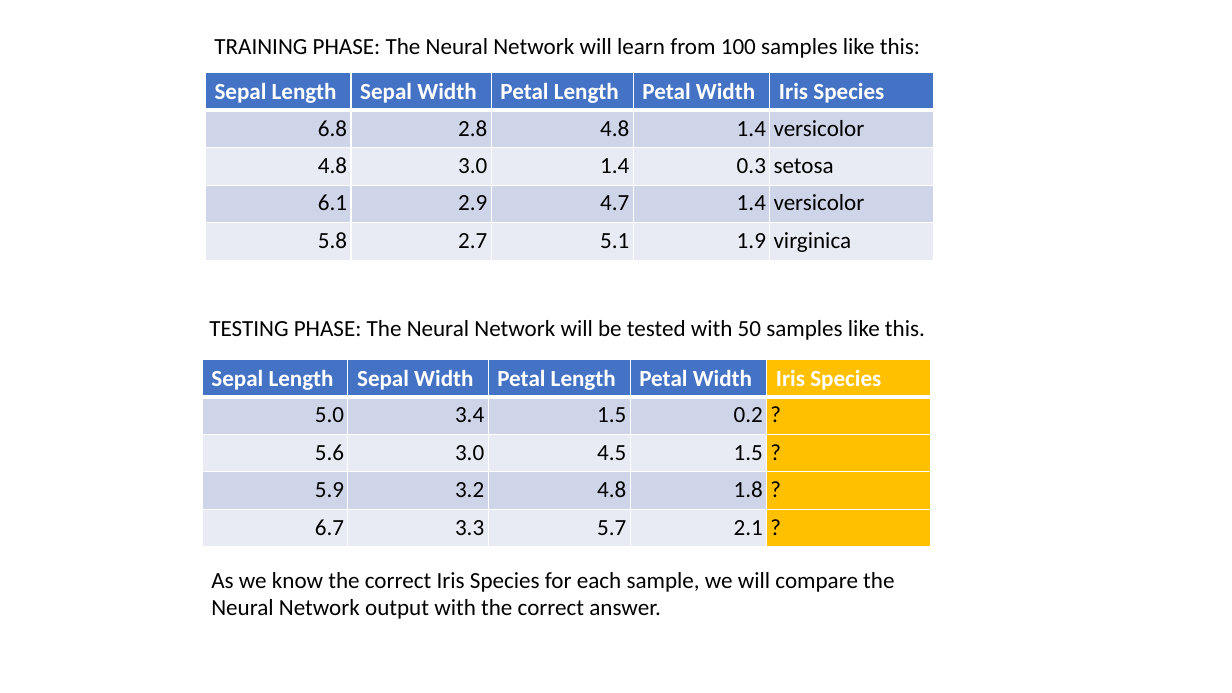
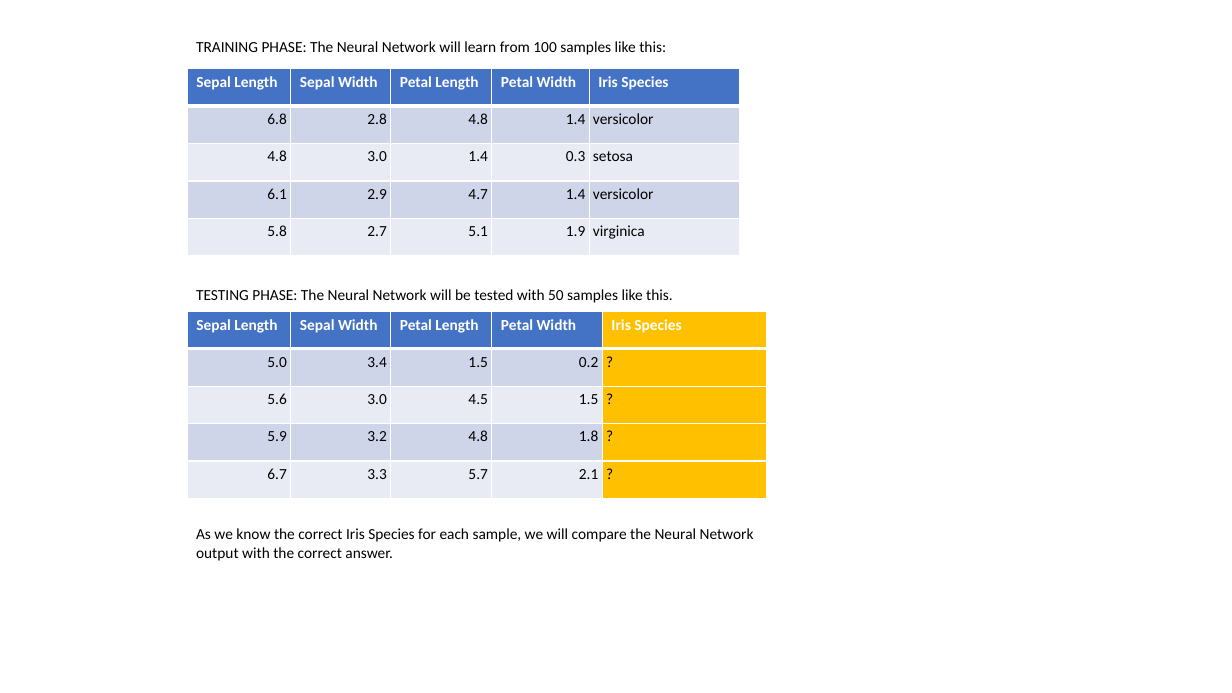
Before and after one commit to lucavignali/NeuralNetwork, a slide deck: slide 3 of Nuovo Presentazione di Microsoft PowerPoint.pptx. Drawn at 1232x693 pixels with LibreOffice and Linux fonts; fonts in the diff are those of the drawing. Boxes give left, top, right and bottom in pixels: in the first picture for what was removed or moved away, otherwise in the second. Text is boxed around its words. In the diff, an @@ line names an element or a change of style, - is before the commit and + after.

```diff
--- a/Nuovo Presentazione di Microsoft PowerPoint.pptx
+++ b/Nuovo Presentazione di Microsoft PowerPoint.pptx
@@ text "TRAINING PHASE: The Neural Network ...": place and size @@
-text "TRAINING PHASE: The Neural Network ..." at (214, 38, 920, 58)
+text "TRAINING PHASE: The Neural Network ..." at (196, 41, 666, 55)
@@ table at (187, 68, 738, 256) @@
@@ size 18 to 12 pt @@
@@ table: place and size @@
-table at (205, 73, 935, 261)
+table at (187, 68, 738, 256)
@@ size 18 to 12 pt in 3 elements at (196, 41, 666, 55), (196, 528, 754, 561), (196, 289, 673, 303) @@
@@ text "TESTING PHASE: The Neural Network ...": place and size @@
-text "TESTING PHASE: The Neural Network ..." at (209, 320, 925, 340)
+text "TESTING PHASE: The Neural Network ..." at (196, 289, 673, 303)
@@ table at (187, 311, 766, 499) @@
@@ size 18 to 12 pt @@
@@ table: place and size @@
-table at (202, 360, 933, 547)
+table at (187, 311, 766, 499)
@@ text "As we know the correct ...": place and size @@
-text "As we know the correct ..." at (211, 572, 894, 619)
+text "As we know the correct ..." at (196, 528, 754, 561)
```
Also in this commit, not shown: 1 other slide changed, 5 slides added, 10 other files.
